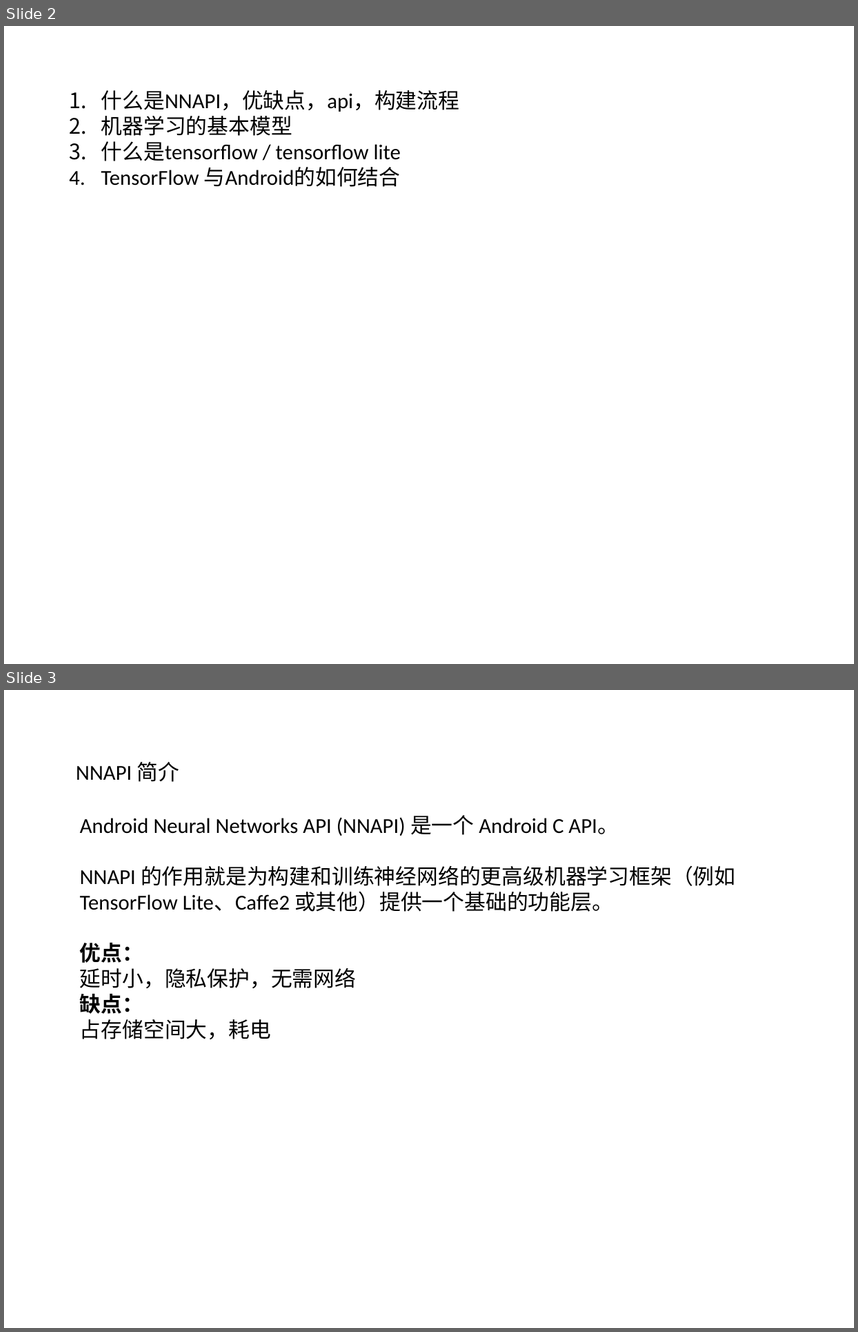
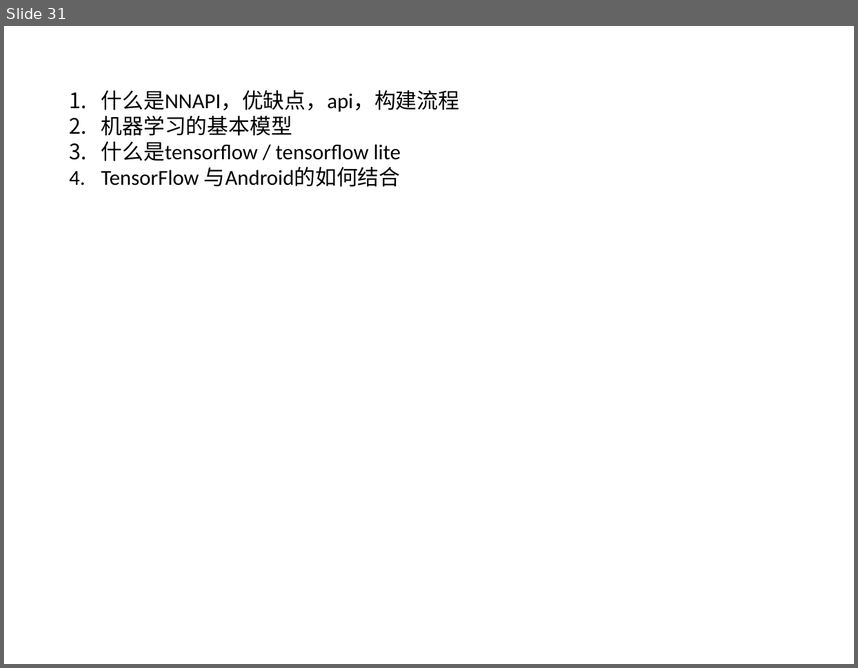
Before and after one commit to lqktz/document, a slide deck: temp/NNAPI.pptx. Shown one above the other, each under a label of ours: slides 2 and 3 before the commit, slide 31 after it. The pictures are 858x1332 and 858x668 pixels, drawn with LibreOffice and Linux fonts; fonts in the diff are those of the drawing. Boxes give left, top, right and bottom in pixels: in the first picture for what was removed or moved away, otherwise in the second. Text is boxed around its words. In the diff, an @@ line names an element or a change of style, - is before the commit and + after.

```diff
--- a/temp/NNAPI.pptx
+++ b/temp/NNAPI.pptx
@@ slide 3 removed at <box>4,690,854,1328</box>, background #FFFFFF @@
@@ text removed at <box>76,762,179,782</box> @@
-NNAPI 简介
@@ text removed at <box>80,815,735,1039</box> @@
-Android Neural Networks API (NNAPI) 是一个 Android C API。
-NNAPI 的作用就是为构建和训练神经网络的更高级机器学习框架（例如 TensorFlow Lite、Caffe2 或其他）提供一个基础的功能层。
-优点：
-延时小，隐私保护，无需网络
-缺点：
-占存储空间大，耗电
@@ what was slide 2 is now slide 31 @@
```
Also in this commit, not shown: 1 slide changed, 25 slides added.
